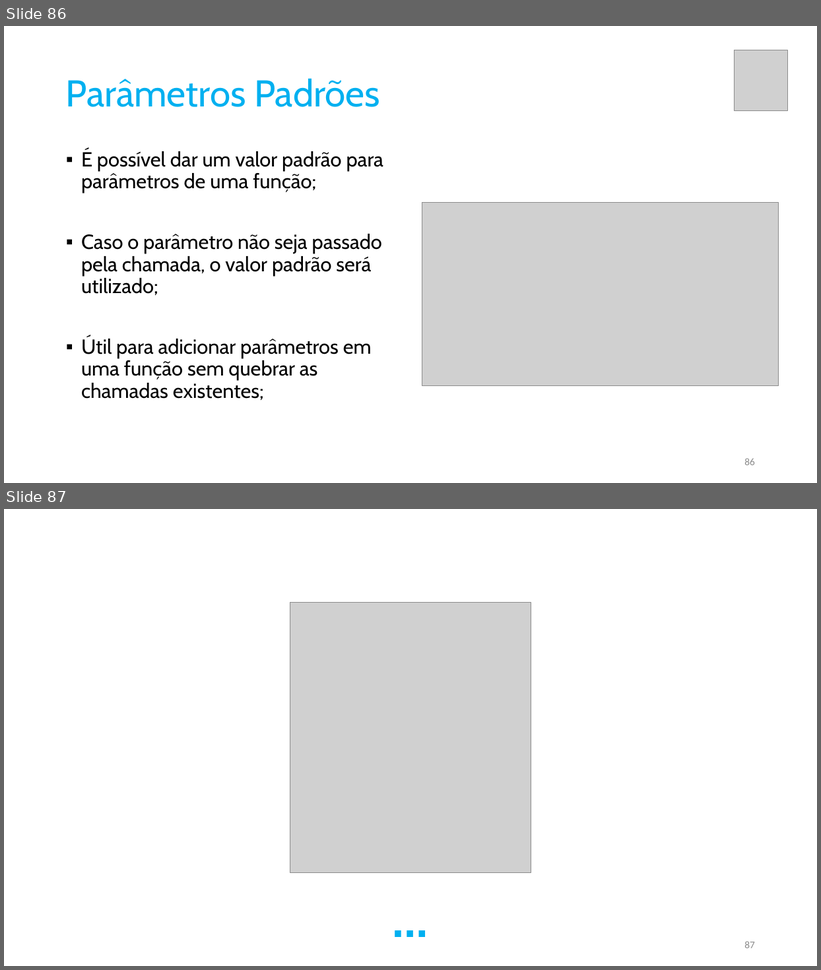
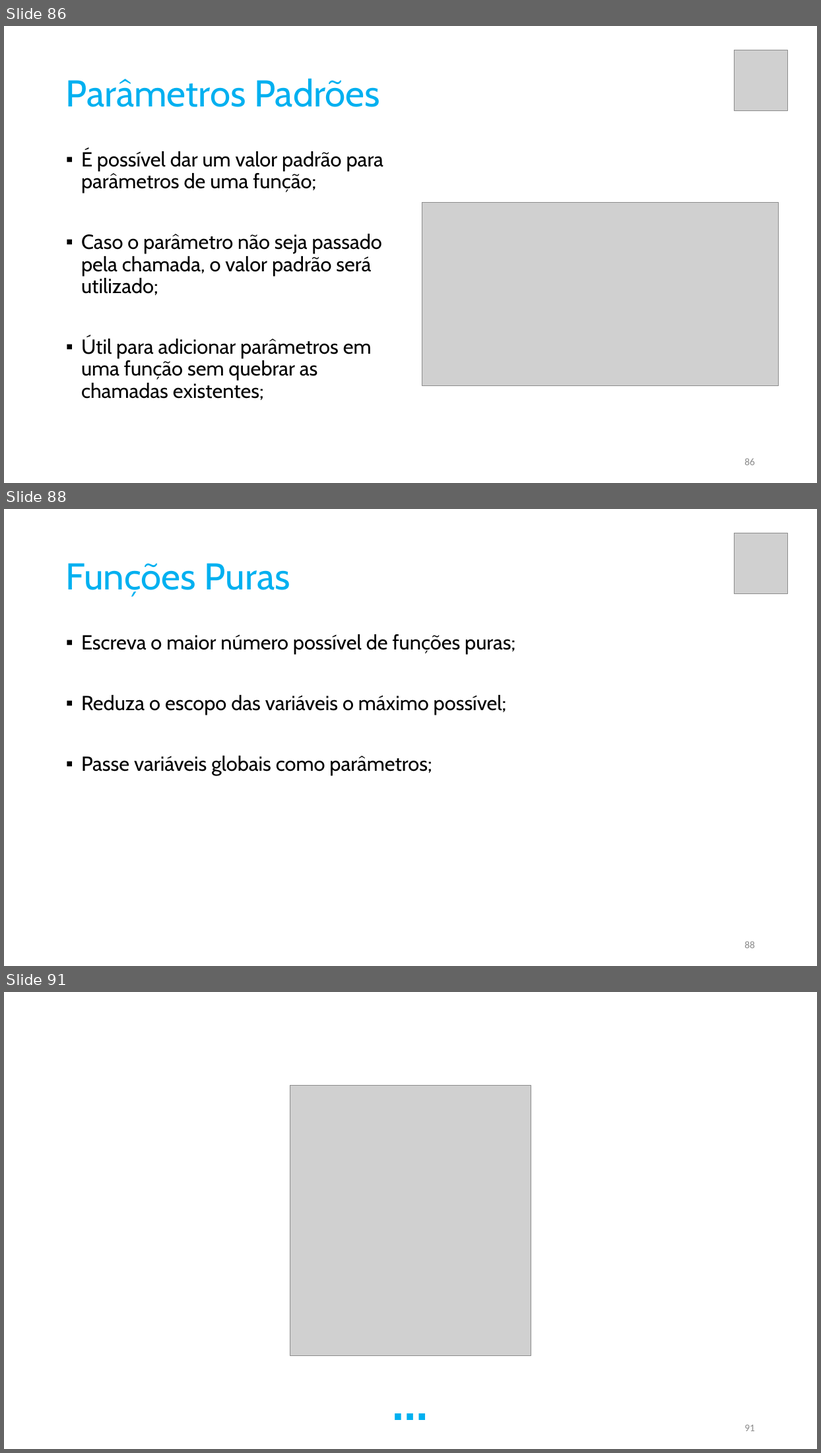
Before and after one commit to pfaco/ees_cpp, a slide deck: slides/C++.pptx. Shown one above the other, each under a label of ours: slides 86 and 87 before the commit, slides 86, 88 and 91 after it; the slides between them are not shown. The pictures are 821x970 and 821x1453 pixels, drawn with LibreOffice and Linux fonts; fonts in the diff are those of the drawing; grey boxes stand for pictures. Boxes give left, top, right and bottom in pixels: in the first picture for what was removed or moved away, otherwise in the second. Text is boxed around its words. In the diff, an @@ line names an element or a change of style, - is before the commit and + after.

```diff
--- a/slides/C++.pptx
+++ b/slides/C++.pptx
@@ slide 88 added at bbox=[4, 509, 817, 966], background #FFFFFF @@
@@ picture added at bbox=[735, 533, 789, 593] @@
@@ title added at bbox=[66, 563, 290, 597], 44 pt, text #00B0F0 @@
+Funções Puras
@@ text added at bbox=[81, 634, 516, 776], 24 pt, text #000000 @@
+▪ Escreva o maior número possível de funções puras;
+▪ Reduza o escopo das variáveis o máximo possível;
+▪ Passe variáveis globais como parâmetros;
@@ page number added at bbox=[745, 941, 755, 949], 12 pt, text #8C8C8C @@
+88
@@ what was slide 87 is now slide 91 @@
@@ page number at bbox=[745, 1425, 755, 1432]: text changed @@
-87
+91
```
Also in this commit, not shown: 3 other slides added, 12 other files.
